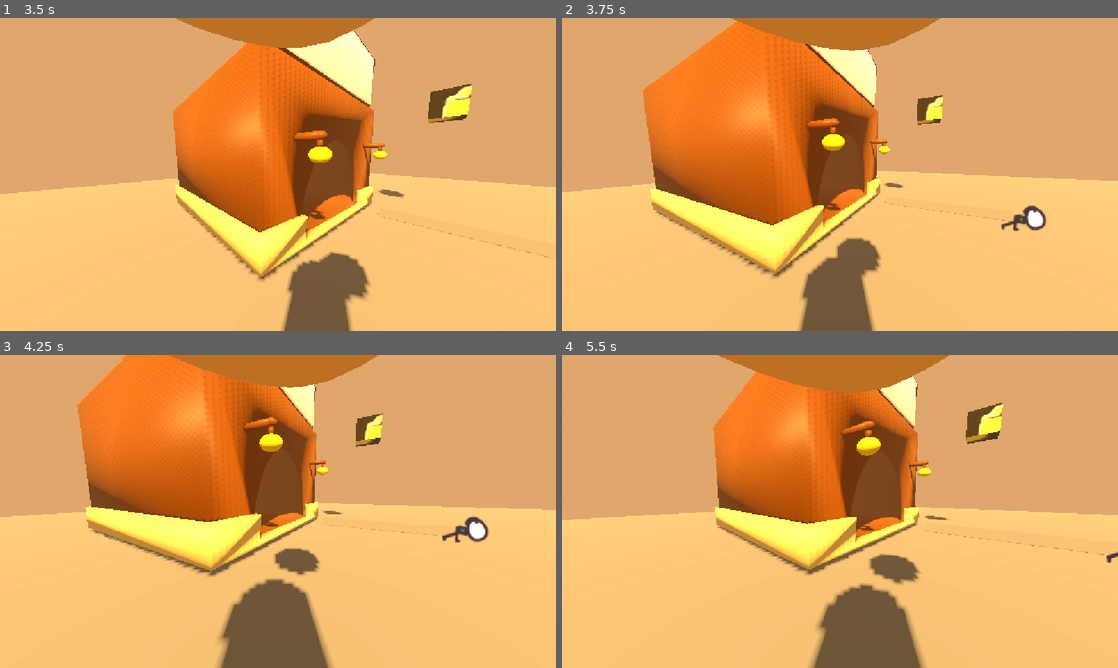
Above: before the commit, frames 1-4 (two rows, left to right).
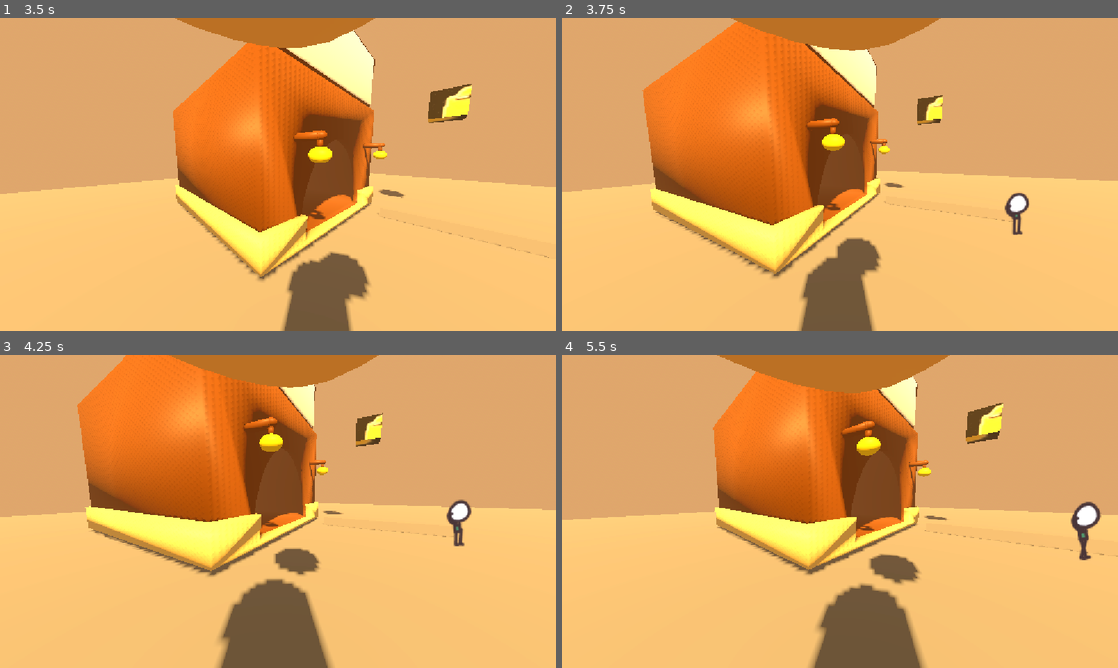
Above: after the commit, the same moments.

Repository: catbot109-blip/One-Roll
Game: Godot game, scene res://character_body_3d.tscn
Two runs of this game, one before a commit and one after it. Both use one fixed random seed, a clock stepped at 60 frames per second and the inputs below.
Inputs (mouse positions are in pixels of both pictures, inside the frame that each line leads up to):
- Up to frame 1 (3.5 s): tap Enter (ui_accept) at 0.5, 0.77, 1.52, 3.02 s; move the mouse to (400, 158) at 0.52 s; hold Right (ui_right) 0.53-1.28 s; tap E (interact) at 0.6, 1.35, 2.3, 2.85 s; click (400, 158) at 0.67 s; move the mouse to (250, 174) at 1.27 s; hold Up (ui_up) from 1.28 s (still down); move the mouse to (289, 168) at 2.02 s; hold Shift 2.03-2.78 s; move the mouse to (272, 180) at 2.77 s
- Up to frame 2 (3.75 s): keep holding Up (ui_up); move the mouse to (878, 177) at 3.52 s; tap E (interact) at 3.6 s
- Up to frame 3 (4.25 s): keep holding Up (ui_up); tap Enter (ui_accept) at 3.77 s
- Up to frame 4 (5.5 s): keep holding Up (ui_up); move the mouse to (795, 508) at 4.27 s; tap Shift at 4.35 s; tap Enter (ui_accept) at 4.52 s; tap E (interact) at 4.55, 5.1 s; move the mouse to (845, 511) at 5.02 s

Frame 1 is identical in both runs. In frame 2, 0.6% of the frame differs, in the area x 79-88%, y 55-70%; in frame 3, 0.7%, in the area x 79-88%, y 46-62%; in frame 4, 0.6%.

Commit message:
commented out death code

Diff:
--- a/citizen.gd
+++ b/citizen.gd
@@ -22,7 +22,7 @@
 var cooldown_timer: float = 0.0
 var dialogue_display_time: float = 0.0
 
-var is_dead: bool = false
+# var is_dead: bool = false
 
 func _ready() -> void:
 	sprite.play("idle")
@@ -31,12 +31,12 @@
 	_pick_new_target()
 
 	# TEMP TEST - remove these two lines once you confirm death animation works
-	await get_tree().create_timer(3.0).timeout
-	_die()
+	# await get_tree().create_timer(3.0).timeout
+	# _die()
 
 func _physics_process(delta: float) -> void:
-	if is_dead:
-		return
+	# if is_dead:
+	# 	return
 
 	if cooldown_timer > 0.0:
 		cooldown_timer -= delta
@@ -83,7 +83,8 @@
 	is_waiting = false
 
 func can_interact() -> bool:
-	return cooldown_timer <= 0.0 and not is_dead
+	# Updated check so interaction works without checking is_dead
+	return cooldown_timer <= 0.0 # and not is_dead
 
 func interact() -> String:
 	if not can_interact():
@@ -98,11 +99,11 @@
 	cooldown_timer = interact_cooldown
 	return line
 
-func _die() -> void:
-	if is_dead:
-		return
-
-	is_dead = true
-	sprite.play("dead")
-	await sprite.animation_finished
-	queue_free()
+# func _die() -> void:
+# 	if is_dead:
+# 		return
+#
+# 	is_dead = true
+# 	sprite.play("dead")
+# 	await sprite.animation_finished
+# 	queue_free()
